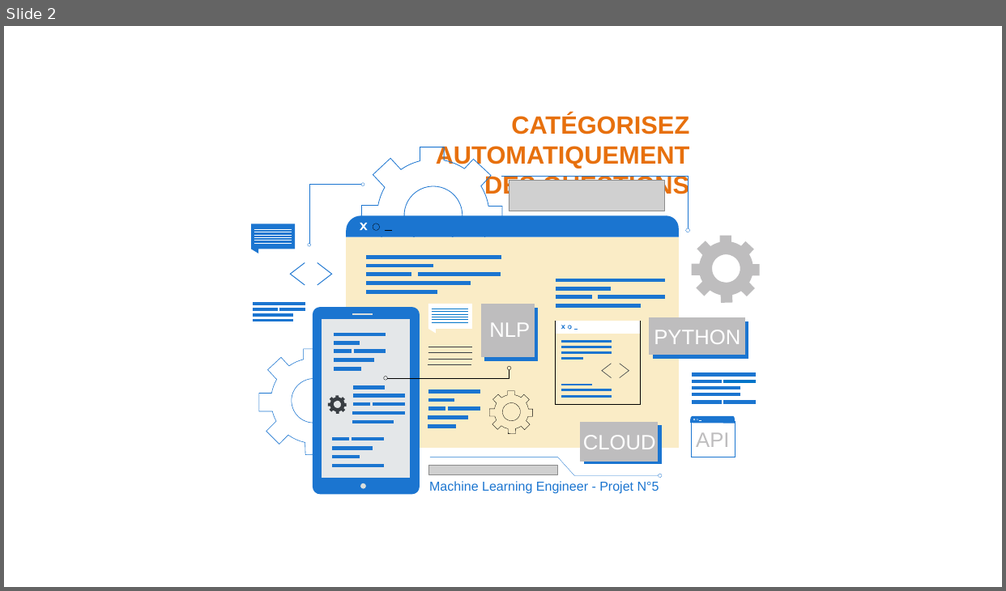
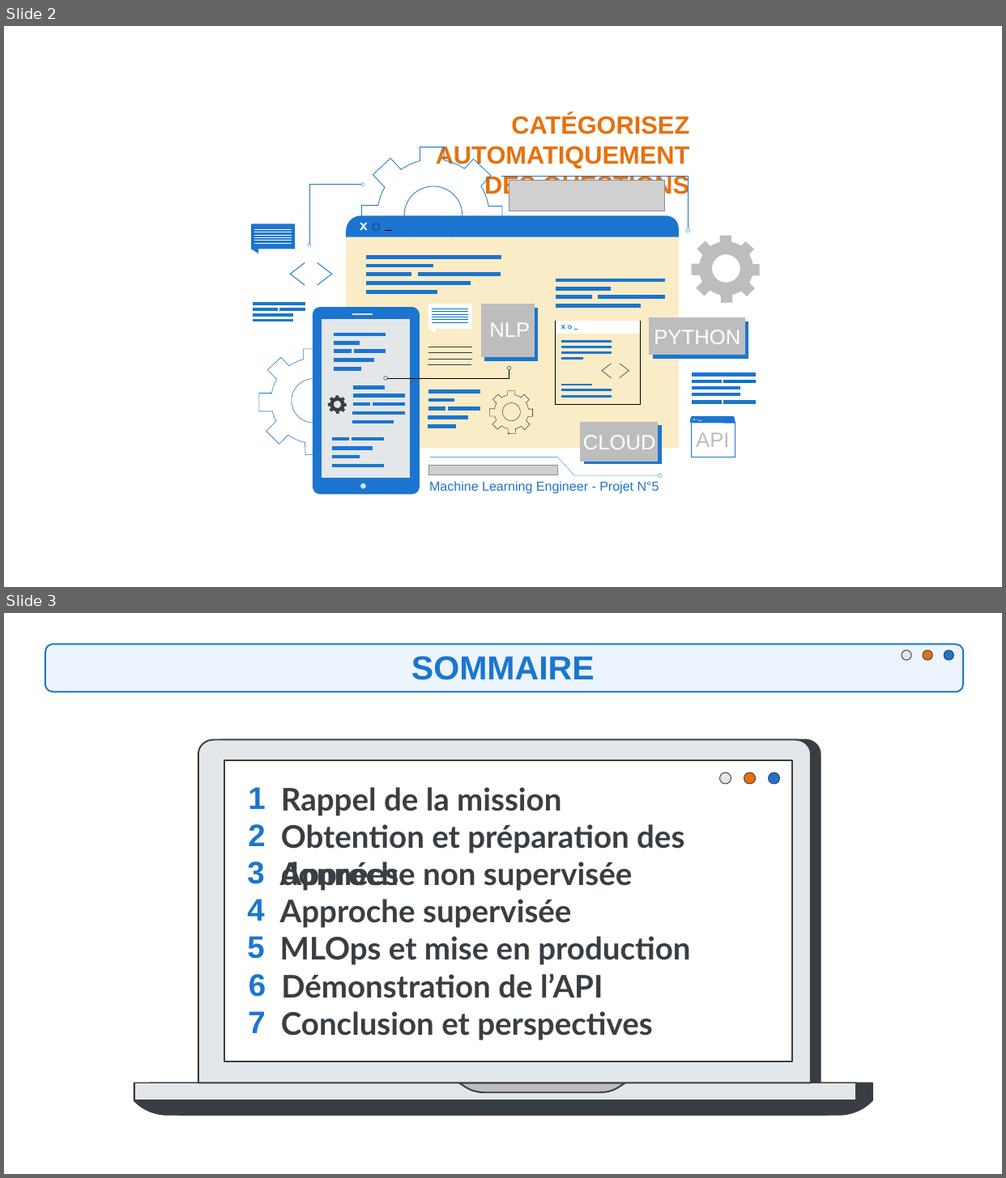
Before and after one commit to BiGHeaDMaX/Suggestion-automatique-de-mots-cles, a slide deck: 07 - Présentation.pptx. Shown one above the other, each under a label of ours: slide 2 before the commit, slides 2 and 3 after it. The pictures are 1006x591 and 1006x1178 pixels, drawn with LibreOffice and Linux fonts; fonts in the diff are those of the drawing; grey boxes stand for pictures. Boxes give left, top, right and bottom in pixels: in the first picture for what was removed or moved away, otherwise in the second. Text is boxed around its words. In the diff, an @@ line names an element or a change of style, - is before the commit and + after.

```diff
--- a/07 - Présentation.pptx
+++ b/07 - Présentation.pptx
@@ slide 3 added at [4,613,1002,1174], background #FFFFFF @@
@@ rounded rectangle added at [45,645,963,692], fill #ECF5FD, outline #1B75D0 1.5 pt @@
@@ text added at [411,656,594,680], 32 pt, text #1B75D0, bold @@
+SOMMAIRE
@@ freeform shape added at [901,650,911,660], fill #E4E7E9, outline #393E43 0.75 pt @@
@@ freeform shape added at [923,650,932,660], fill #E7700D, outline #393E43 0.75 pt @@
@@ freeform shape added at [944,650,954,660], fill #1B75D0, outline #393E43 0.75 pt @@
@@ group added at [134,739,872,1115]: 11 freeform shapes @@
@@ text added at [248,787,265,809], 30 pt, text #1B75D0, bold @@
+1
@@ text added at [281,787,561,816], 30 pt, text #393E43, bold @@
+Rappel de la mission
@@ text added at [248,824,265,846], 30 pt, text #1B75D0, bold @@
+2
@@ text added at [281,824,684,891], 30 pt, text #393E43, bold @@
+Obtention et préparation des données
@@ text added at [247,862,264,884], 30 pt, text #1B75D0, bold @@
+3
@@ text added at [280,862,632,891], 30 pt, text #393E43, bold @@
+Approche non supervisée
@@ text added at [247,899,264,921], 30 pt, text #1B75D0, bold @@
+4
@@ text added at [280,899,571,928], 30 pt, text #393E43, bold @@
+Approche supervisée
@@ text added at [247,936,264,959], 30 pt, text #1B75D0, bold @@
+5
@@ text added at [280,936,690,965], 30 pt, text #393E43, bold @@
+MLOps et mise en production
@@ text added at [249,974,266,997], 30 pt, text #1B75D0, bold @@
+6
@@ text added at [281,973,603,999], 30 pt, text #393E43, bold @@
+Démonstration de l’API
@@ text added at [248,1012,265,1033], 30 pt, text #1B75D0, bold @@
+7
@@ text added at [281,1012,652,1041], 30 pt, text #393E43, bold @@
+Conclusion et perspectives
```
Also in this commit, not shown: 7 slides changed, 16 other slides added, 1 slide removed.
